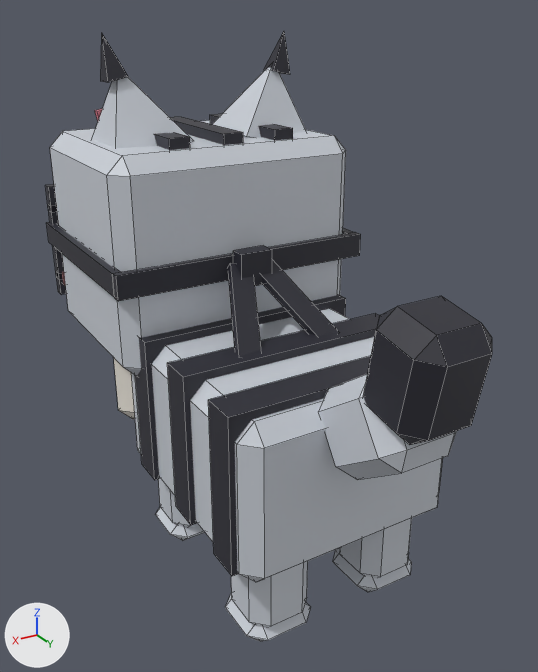
Renders of the FBX model assets/cat-cafe/exports/CatCafe_Cat_MaineCoon.fbx from each side of a commit.
Rendered twice from a camera (50 mm lens) standing at (0.016, 0.0271, 0.0247) and looking at (0.0, 0.0004, 0.0113). The lights are fixed; the arrows at lower left show +X, +Y and +Z. The picture after the commit comes second. Mesh edges are drawn as thin lines. Where no turn or scale is listed for an object, it has been applied to the vertices.

Names of what the first picture shows: 'CatCafe_Cat_MaineCoon_Body', 'CatCafe_Cat_MaineCoon_EarL', 'CatCafe_Cat_MaineCoon_EarR', 'CatCafe_Cat_MaineCoon_Head', 'CatCafe_Cat_MaineCoon_LegB1', 'CatCafe_Cat_MaineCoon_LegB2', 'CatCafe_Cat_MaineCoon_LegF1', 'CatCafe_Cat_MaineCoon_Prop', 'CatCafe_Cat_MaineCoon_Tail'.
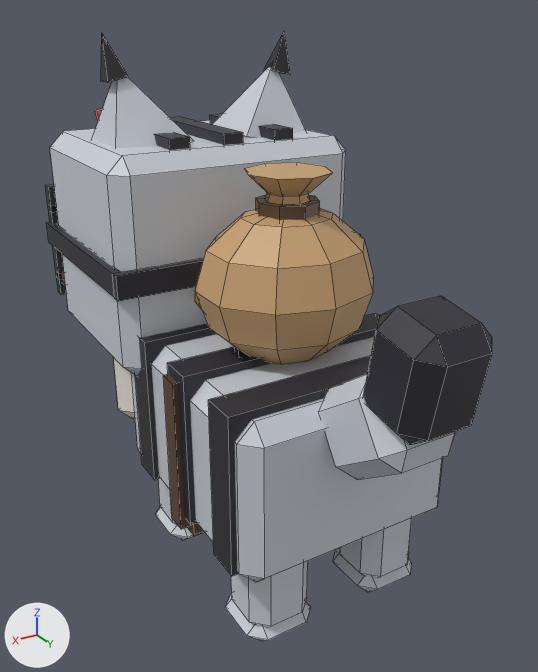
The change, as JSON lines over the scene's bpy script:
```json
{"op": "add", "block": "me_catcafe_cat_mainecoon_prop2", "code": ["me_catcafe_cat_mainecoon_prop2 = bpy.data.meshes.new('CatCafe_Cat_MaineCoon_Prop2')", "me_catcafe_cat_mainecoon_prop2.from_pydata(...)  # 164 vertices, 148 faces; spans x -0.0056..0.0056, y -0.0018..0.0054, z 0.0035..0.019", "me_catcafe_cat_mainecoon_prop2.materials.append(mat_catcafe_palette)"]}
{"op": "add", "block": "ob_catcafe_cat_mainecoon_prop2", "code": ["ob_catcafe_cat_mainecoon_prop2 = bpy.data.objects.new('CatCafe_Cat_MaineCoon_Prop2', me_catcafe_cat_mainecoon_prop2)", "ob_catcafe_cat_mainecoon_prop2.location = (0.0, 0.0, 0.0)"]}
```

Changed parts and their boxes (x1, y1, x2, y2) in the pictures (538 x 672 px):
```json
{"object": "CatCafe_Cat_MaineCoon_Prop2", "change": "added", "after": [163, 162, 373, 536], "on screen": "brown"}
{"object": "CatCafe_Cat_MaineCoon_Prop", "change": "unchanged, covered by the edit", "before": [46, 184, 361, 356], "after": [46, 184, 361, 356]}
```
